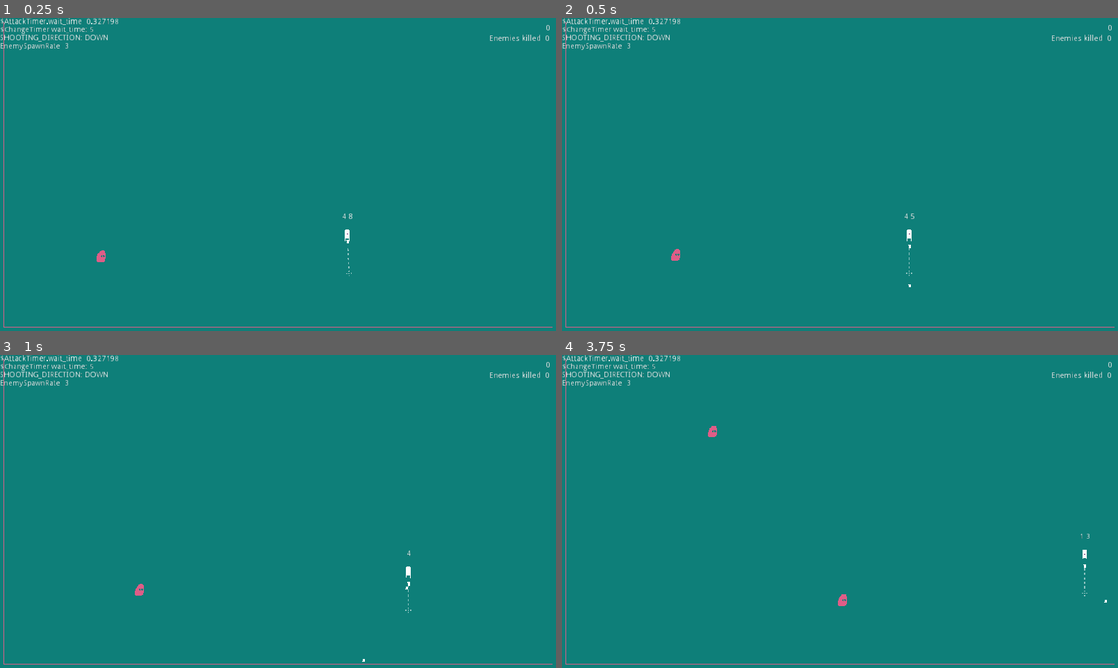
Above: before the commit, frames 1-4 (two rows, left to right).
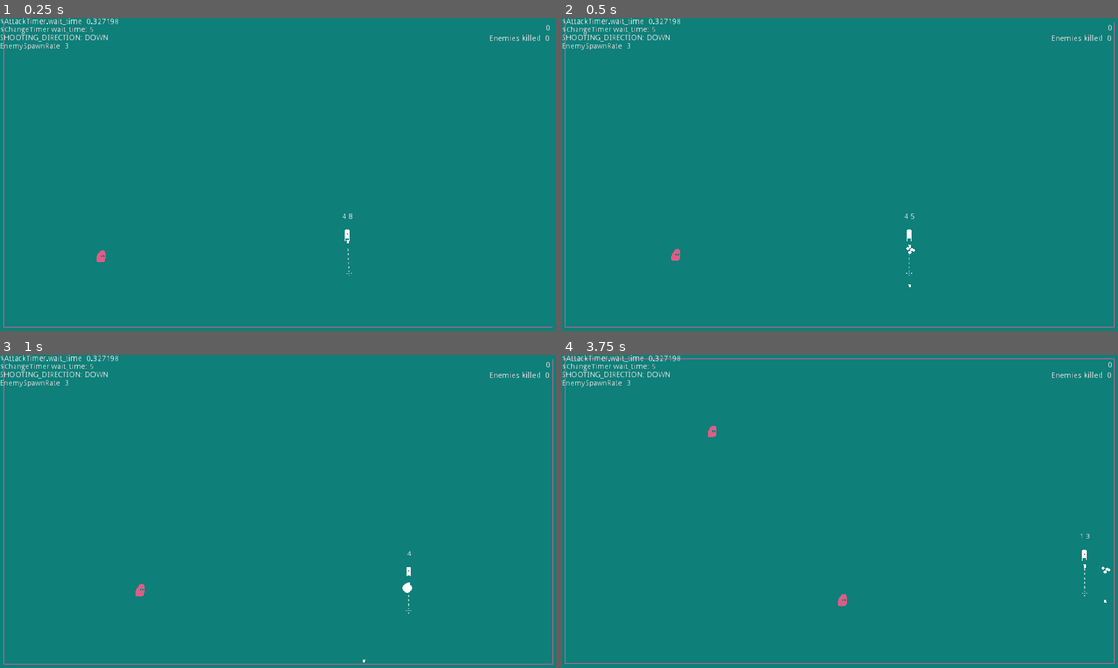
Above: after the commit, the same moments.

Repository: skarnl/gmtk-game-jam
Game: Godot game, scene res://screens/splash.tscn
The game is run twice, just before and just after one commit, with the same random seed, the same clock (stepped at 60 frames per second) and the same inputs.
Inputs:
- Up to frame 1 (0.25 s): no input
- Up to frame 2 (0.5 s): no input
- Up to frame 3 (1 s): tap Enter at 0.5 s; hold Right (ui_right) from 0.53 s (still down)
- Up to frame 4 (3.75 s): release Right (ui_right) at 1.28 s; hold Down (ui_down) 1.28-2.03 s; hold Right (ui_right) 2.03-2.78 s; hold Up (ui_up) 2.78-3.53 s; hold Left (ui_left) from 3.53 s (still down)

Frame 1 is identical in both runs. In frame 2, 0.4% of the frame differs, in the area x 0-100%, y 1-99%; in frame 3, 0.2%; in frame 4, 1.1%.

Commit message:
Add camera shake, shooting animation and fix pause bug

Diff:
--- a/entities/player.gd
+++ b/entities/player.gd
@@ -2,6 +2,7 @@
 
 signal debug
 signal change_time_changed
+signal shooting
 
 # TODO expose this when paused
 const ACCELERATION = 1000
@@ -134,6 +135,7 @@
 
 func attack():
 	weapon.attack()
+	emit_signal('shooting')
 
 
 func reset():
--- a/entities/weapons/ranged_weapon.tscn
+++ b/entities/weapons/ranged_weapon.tscn
@@ -20,8 +20,7 @@
 "values": [ Vector2( 0, -4 ) ]
 }
 
-[sub_resource type="Animation" id=1]
-resource_name = "shoot"
+[sub_resource type="Animation" id=2]
 length = 0.6
 tracks/0/type = "value"
 tracks/0/path = NodePath("Sprite:position")
@@ -47,8 +46,8 @@
 
 [node name="AnimationPlayer" type="AnimationPlayer" parent="."]
 autoplay = "_setup"
-anims/_setup = SubResource( 2 )
-anims/shoot = SubResource( 1 )
+anims/_setup = SubResource( 1 )
+anims/shoot = SubResource( 2 )
 
 [node name="BulletSpawnPosition" type="Node2D" parent="."]
 position = Vector2( 12.4628, -0.618721 )
--- /dev/null
+++ b/entities/weapons/shoot_explosion.gd
@@ -0,0 +1,9 @@
+extends Sprite
+
+
+func _ready():
+	$AnimationPlayer.play('explode')
+
+	yield($AnimationPlayer, 'animation_finished')
+
+	queue_free()
--- a/entities/weapons/shoot_explosion.tscn
+++ b/entities/weapons/shoot_explosion.tscn
@@ -1,9 +1,30 @@
-[gd_scene load_steps=2 format=2]
+[gd_scene load_steps=4 format=2]
 
 [ext_resource path="res://assets/images/shoot-horizontal.png" type="Texture" id=1]
+[ext_resource path="res://entities/weapons/shoot_explosion.gd" type="Script" id=2]
+
+[sub_resource type="Animation" id=1]
+resource_name = "explode"
+length = 0.4
+tracks/0/type = "value"
+tracks/0/path = NodePath(".:frame")
+tracks/0/interp = 1
+tracks/0/loop_wrap = true
+tracks/0/imported = false
+tracks/0/enabled = true
+tracks/0/keys = {
+"times": PoolRealArray( 0, 0.1, 0.2, 0.3 ),
+"transitions": PoolRealArray( 1, 1, 1, 1 ),
+"update": 1,
+"values": [ 0, 1, 2, 3 ]
+}
 
 [node name="ShootSprite" type="Sprite"]
-visible = false
 position = Vector2( 13.877, 0.0883904 )
 texture = ExtResource( 1 )
 hframes = 4
+frame = 3
+script = ExtResource( 2 )
+
+[node name="AnimationPlayer" type="AnimationPlayer" parent="."]
+anims/explode = SubResource( 1 )
--- a/gui/hud.tscn
+++ b/gui/hud.tscn
@@ -1,38 +1,10 @@
-[gd_scene load_steps=6 format=2]
+[gd_scene load_steps=4 format=2]
 
 [ext_resource path="res://gui/timers.gd" type="Script" id=1]
-[ext_resource path="res://gui/pause.gd" type="Script" id=2]
 [ext_resource path="res://gui/debug.gd" type="Script" id=3]
 [ext_resource path="res://gui/score.gd" type="Script" id=4]
 
-[sub_resource type="SpriteFrames" id=1]
-animations = [ {
-"frames": [  ],
-"loop": true,
-"name": "default",
-"speed": 5.0
-} ]
-
 [node name="HUD" type="CanvasLayer"]
-
-[node name="Pause" type="Control" parent="."]
-pause_mode = 2
-visible = false
-anchor_right = 1.0
-anchor_bottom = 1.0
-margin_right = 40.0
-margin_bottom = 40.0
-script = ExtResource( 2 )
-__meta__ = {
-"_edit_use_anchors_": false
-}
-
-[node name="AnimatedSprite" type="AnimatedSprite" parent="Pause"]
-position = Vector2( 513, 129 )
-scale = Vector2( 2.78125, 2.78125 )
-frames = SubResource( 1 )
-speed_scale = 1.3
-playing = true
 
 [node name="Debug" type="Control" parent="."]
 margin_right = 40.0
@@ -155,6 +127,7 @@
 margin_top = -102.5
 margin_right = 200.5
 margin_bottom = 102.5
+popup_exclusive = true
 
 [node name="Label" type="Label" parent="GameOver/PopupDialog"]
 anchor_left = 0.5
--- /dev/null
+++ b/screens/game/camera2d.gd
@@ -0,0 +1,26 @@
+extends Camera2D
+
+export var decay = 0.8  # How quickly the shaking stops [0, 1].
+export var max_offset = Vector2(60, 40)  # Maximum hor/ver shake in pixels.
+export var max_roll = 0.1  # Maximum rotation in radians (use sparingly).
+
+var trauma = 0.0  # Current shake strength.
+var trauma_power = 2  # Trauma exponent. Use [2, 3].
+
+func _ready():
+	randomize()
+
+func add_trauma(amount):
+	trauma = amount
+
+func _process(delta):
+	if trauma:
+		trauma = max(trauma - decay * delta, 0)
+		shake()
+
+func shake():
+	var amount = pow(trauma, trauma_power)
+
+	rotation = max_roll * amount * rand_range(-1, 1)
+	offset.x = max_offset.x * amount * rand_range(-1, 1)
+	offset.y = max_offset.y * amount * rand_range(-1, 1)
--- a/screens/game/game.gd
+++ b/screens/game/game.gd
@@ -34,6 +34,7 @@
 
 	player.connect('change_time_changed', self, '_on_Player_change_time_changed')
 	player.connect('debug', self, '_on_Player_debug')
+	player.connect('shooting', self, '_on_Player_shooting')
 
 	yield(get_tree(), 'idle_frame')
 	spawn_enemy()
@@ -44,6 +45,10 @@
 
 func _on_EnemyTimer_timeout():
 	spawn_enemy()
+
+
+func _on_Player_shooting():
+	$'../Camera2D'.add_trauma(0.2)
 
 
 func spawn_enemy():
@@ -146,16 +151,21 @@
 	$'../HUD/GameOver/PopupDialog'.popup()
 
 func _hide_game_over():
+	print("HIDE GAME OVER")
 	$'../HUD/GameOver/PopupDialog'.hide()
 
 func _show_paused_overlay():
 	print("show overlay")
 	pass
 
-func _unhandled_key_input(event):
-	if event.is_action_pressed('ui_paused'):
-		_change_state(STATES.PAUSED)
+func _unhandled_input(event):
+	if event is InputEventKey:
+		if event.is_action_pressed('ui_pause'):
+			if _current_state == STATES.PAUSED:
+				_change_state(STATES.PLAY)
+			else:
+				_change_state(STATES.PAUSED)
 
-	if event.is_action_pressed('ui_restart'):
-		print("RESTART PRESSED")
-		_change_state(STATES.RESTART)
+		if event.is_action_pressed('ui_restart'):
+			print("RESTART PRESSED")
+			_change_state(STATES.RESTART)
--- a/screens/game/game.tscn
+++ b/screens/game/game.tscn
@@ -1,9 +1,10 @@
-[gd_scene load_steps=7 format=2]
+[gd_scene load_steps=8 format=2]
 
 [ext_resource path="res://entities/player.tscn" type="PackedScene" id=1]
 [ext_resource path="res://screens/game/game.gd" type="Script" id=2]
 [ext_resource path="res://gui/hud.tscn" type="PackedScene" id=3]
 [ext_resource path="res://assets/borders.tres" type="TileSet" id=4]
+[ext_resource path="res://screens/game/camera2d.gd" type="Script" id=5]
 
 [sub_resource type="RectangleShape2D" id=1]
 extents = Vector2( 10, 576 )
@@ -72,3 +73,8 @@
 autostart = true
 
 [node name="PowerupSpawner" type="Node2D" parent="."]
+
+[node name="Camera2D" type="Camera2D" parent="."]
+position = Vector2( 512, 288 )
+current = true
+script = ExtResource( 5 )
Not shown: 1 places in entities/weapons/ranged_weapon.tscn that only renumber resources
